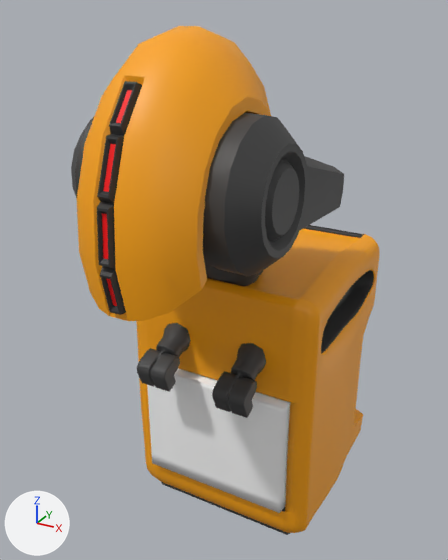
A saved change to the FBX model unity/AlphaUnityProject/Assets/Models/bigBot.fbx.
Camera for both pictures: a camera (50 mm lens) standing at (0.0465, -0.0981, 0.1008) and looking at (-0.0022, -0.0094, 0.0564). The axes (+X, +Y, +Z) are drawn at lower left. The lights are the same throughout. Where no turn or scale is listed for an object, it has been applied to the vertices.

Objects in the first picture: 'R_Hand', 'body', 'ears', 'l_Hand', 'neck', 'skull'.
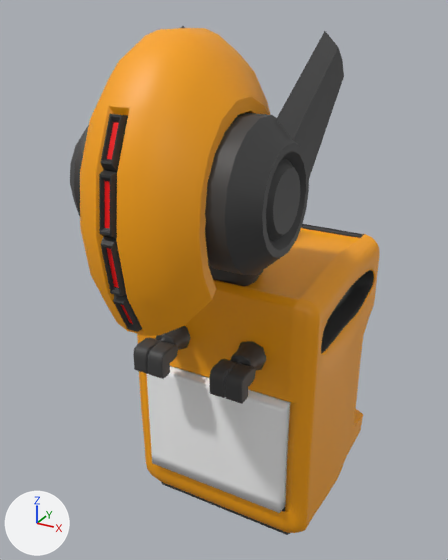
The change, as a diff of the scene's bpy script:
```diff
--- a/unity/AlphaUnityProject/Assets/Models/bigBot.fbx.py
+++ b/unity/AlphaUnityProject/Assets/Models/bigBot.fbx.py
@@ ob_skull @@
 ob_skull.parent = ob_neck
-ob_skull.location = (0.0489, 1.765, -1.316)
-ob_skull.rotation_euler = (0.234, 0.0, 0.0)  # degrees (13, 0, 0)
+ob_skull.location = (0.0489, 1.764, -1.313)
@@ ob_l_hand @@
 ob_l_hand.parent = ob_bigbot
-ob_l_hand.location = (-0.728, -4.027, -1.878)
-ob_l_hand.rotation_euler = (-0.412, 0.0, 0.0)  # degrees (-24, 0, 0)
+ob_l_hand.location = (-0.728, -3.769, -1.956)
@@ ob_ears @@
 ob_ears.parent = ob_neck
-ob_ears.location = (0.00613, 1.791, -1.309)
-ob_ears.rotation_euler = (1.124, 0.0, 0.0)  # degrees (64, 0, 0)
+ob_ears.location = (0.00613, 1.783, -1.319)
+ob_ears.rotation_euler = (0.242, 0.0, 0.0)  # degrees (14, 0, 0)
@@ ob_r_hand @@
 ob_r_hand.parent = ob_bigbot
-ob_r_hand.location = (0.742, -3.999, -1.894)
-ob_r_hand.rotation_euler = (-0.362, 0.0, 0.0)  # degrees (-21, 0, 0)
+ob_r_hand.location = (0.742, -3.769, -1.956)
```

Where the change shows, as pixel boxes (x1, y1, x2, y2) in the pictures (448 x 560 px):
'skull', moved, turned: before (77, 26, 271, 321); after (80, 28, 271, 336)
'ears', moved, turned: before (71, 113, 344, 276); after (70, 26, 344, 275)
'l_Hand', moved, turned: before (212, 343, 266, 418); after (209, 341, 266, 404)
'R_Hand', moved, turned: before (137, 323, 191, 392); after (133, 326, 191, 379)
